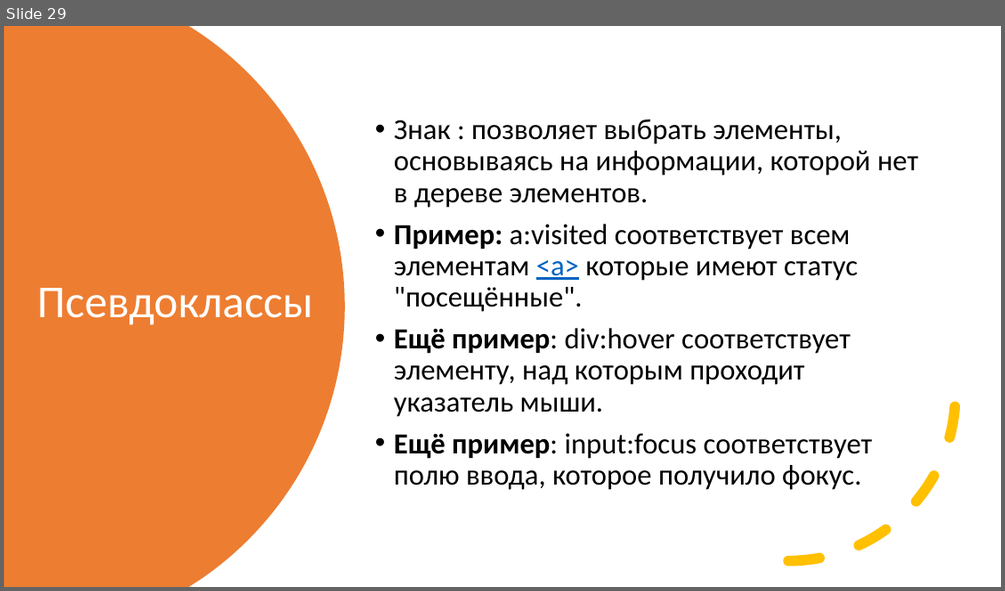
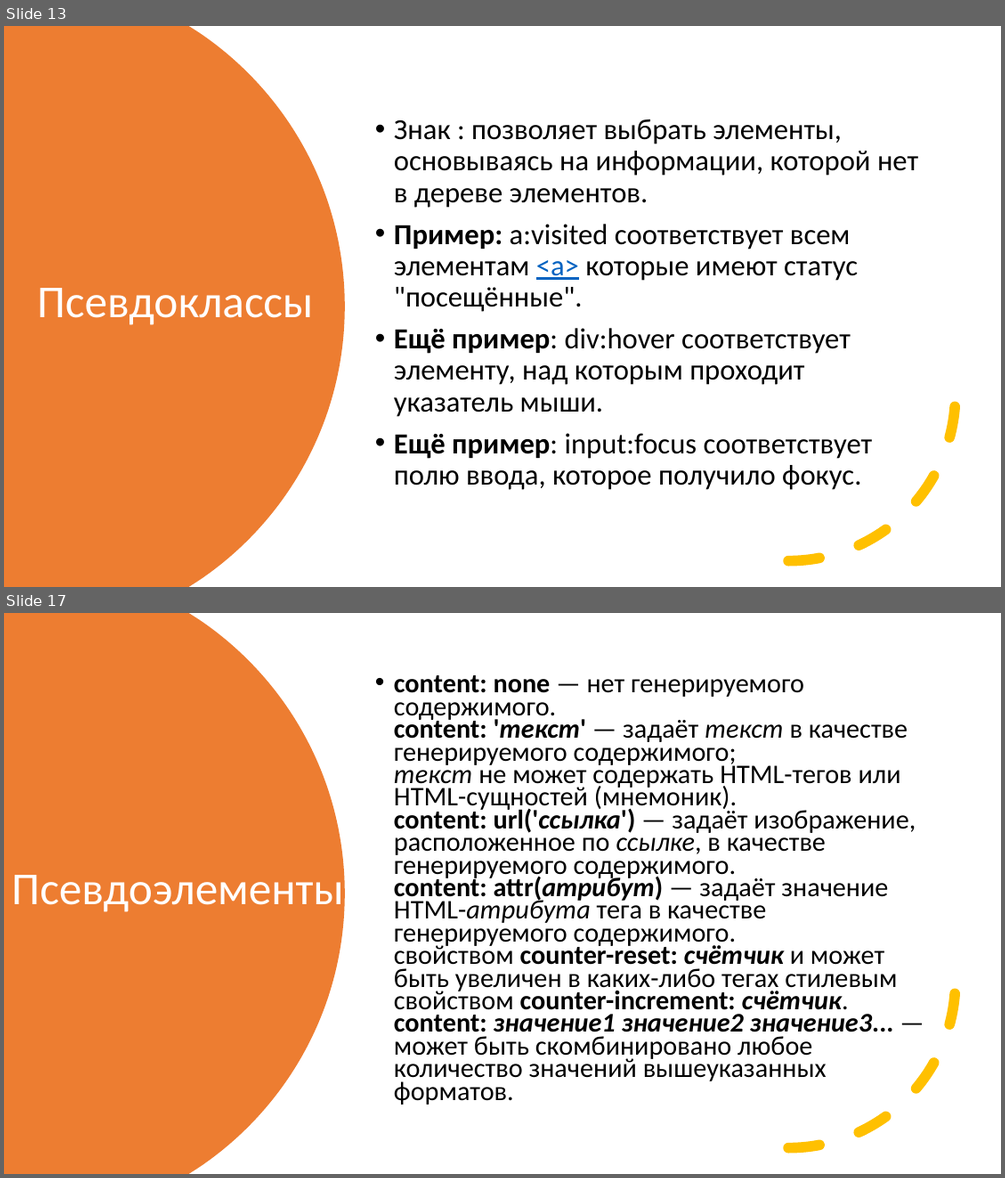
Before and after one commit to sashaklimenok/mentoring, a slide deck: Lesson-6/Presentation2.pptx. Shown one above the other, each under a label of ours: slide 29 before the commit, slides 13 and 17 after it; the slides between them are not shown. The pictures are 1005x591 and 1005x1178 pixels, drawn with LibreOffice and Linux fonts; fonts in the diff are those of the drawing. Boxes give left, top, right and bottom in pixels: in the first picture for what was removed or moved away, otherwise in the second. Text is boxed around its words. In the diff, an @@ line names an element or a change of style, - is before the commit and + after.

```diff
--- a/Lesson-6/Presentation2.pptx
+++ b/Lesson-6/Presentation2.pptx
@@ slide 17 added at (x1=4, y1=613, x2=1001, y2=1174), background #FFFFFF @@
@@ freeform shape added at (x1=4, y1=613, x2=345, y2=1174), fill #ED7D31 @@
@@ text added at (x1=394, y1=675, x2=915, y2=1104), 25.9 pt, text #000000 @@
+• content: none — нет генерируемого содержимого.
+  content: 'текст' — задаёт текст в качестве генерируемого содержимого;
+  текст не может содержать HTML-тегов или HTML-сущностей (мнемоник).
+  content: url('ссылка') — задаёт изображение, расположенное по ссылке, в качестве генерируемого содержимого.
+  content: attr(атрибут) — задаёт значение HTML-атрибута тега в качестве генерируемого содержимого.
+  свойством counter-reset: счётчик и может быть увеличен в каких-либо тегах стилевым свойством counter-increment: счётчик.
+  content: значение1 значение2 значение3... — может быть скомбинировано любое количество значений вышеуказанных форматов.
@@ arc (boxed as its full ellipse) added at (x1=622, y1=814, x2=956, y2=1149), outline #FFC000 10 pt dashed @@
@@ title added at (x1=11, y1=875, x2=343, y2=912), 44 pt, text #FFFFFF @@
+Псевдоэлементы
@@ what was slide 29 is now slide 13 @@
```
Also in this commit, not shown: 3 slides changed, 7 other slides added, 15 slides removed, 1 other file.
